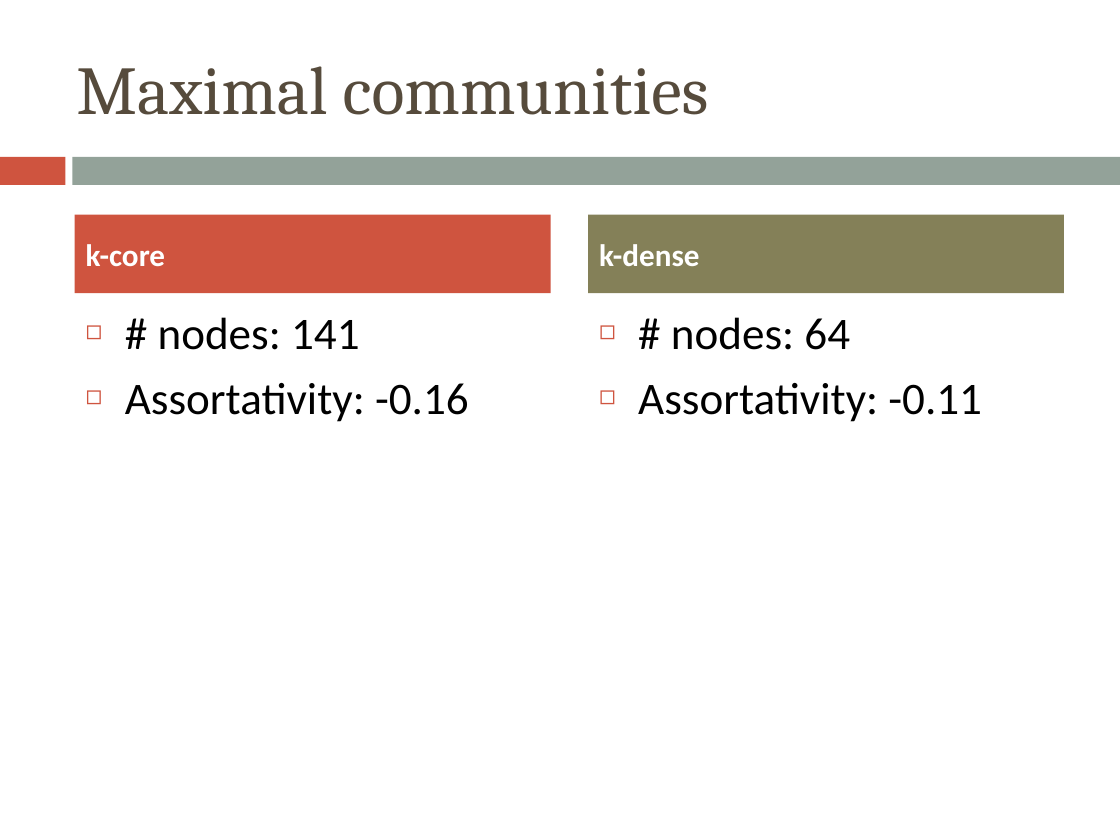
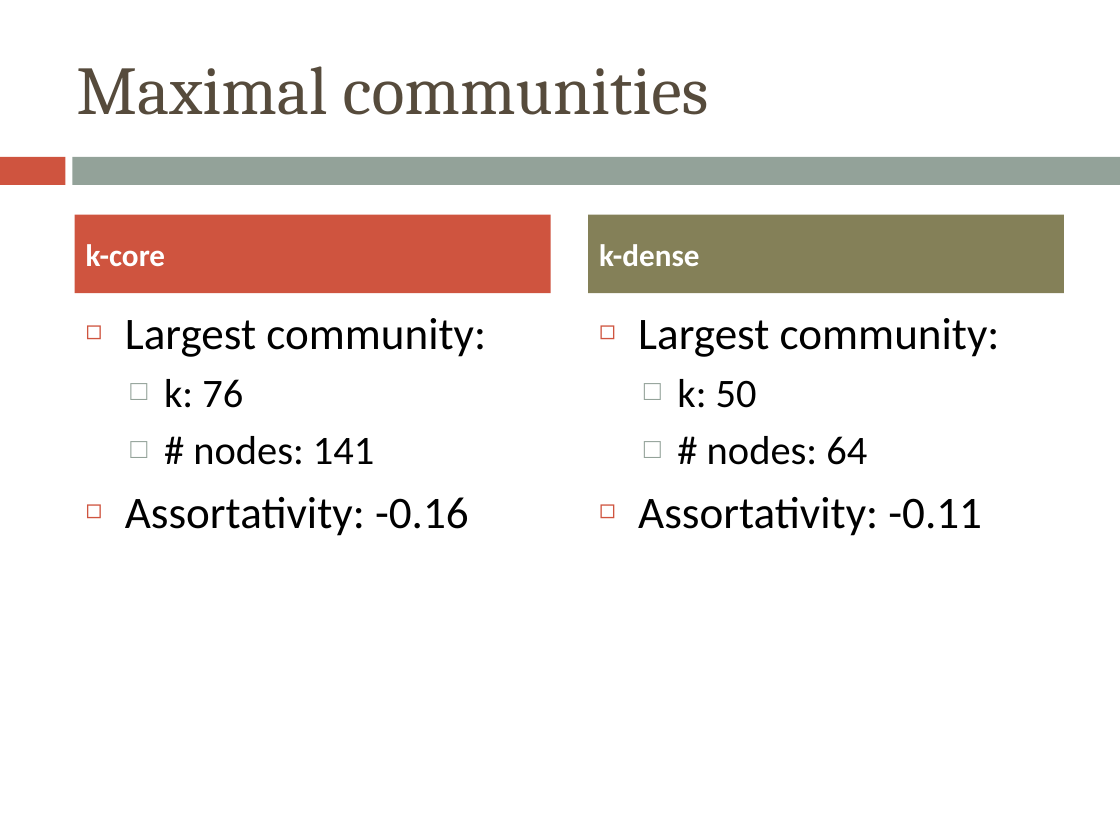
Before and after one commit to morellid/k-dense, a slide deck: slide 12 of presentation/kcore-kdense.pptx. Drawn at 1120x840 pixels with LibreOffice and Linux fonts; fonts in the diff are those of the drawing. Boxes give left, top, right and bottom in pixels: in the first picture for what was removed or moved away, otherwise in the second. Text is boxed around its words. In the diff, an @@ line names an element or a change of style, - is before the commit and + after.

Commit message:
adding k

```diff
--- a/presentation/kcore-kdense.pptx
+++ b/presentation/kcore-kdense.pptx
@@ text at <box>125,318,486,408</box>: paragraphs added @@
+◻ Largest community:
+  □ k: 76
@@ text at <box>638,318,1000,408</box>: paragraphs added @@
+◻ Largest community:
+  □ k: 50
@@ text at <box>193,436,374,465</box>: size 29 to 26 pt in "# nodes: 141"; bullet ◻ to □; list level 1 to 2 in "# nodes: 141"; bullet colour #CF543F to #93A299 @@
@@ text at <box>707,436,867,465</box>: size 29 to 26 pt in "# nodes: 64"; bullet ◻ to □; list level 1 to 2 in "# nodes: 64"; bullet colour #CF543F to #93A299 @@
```
